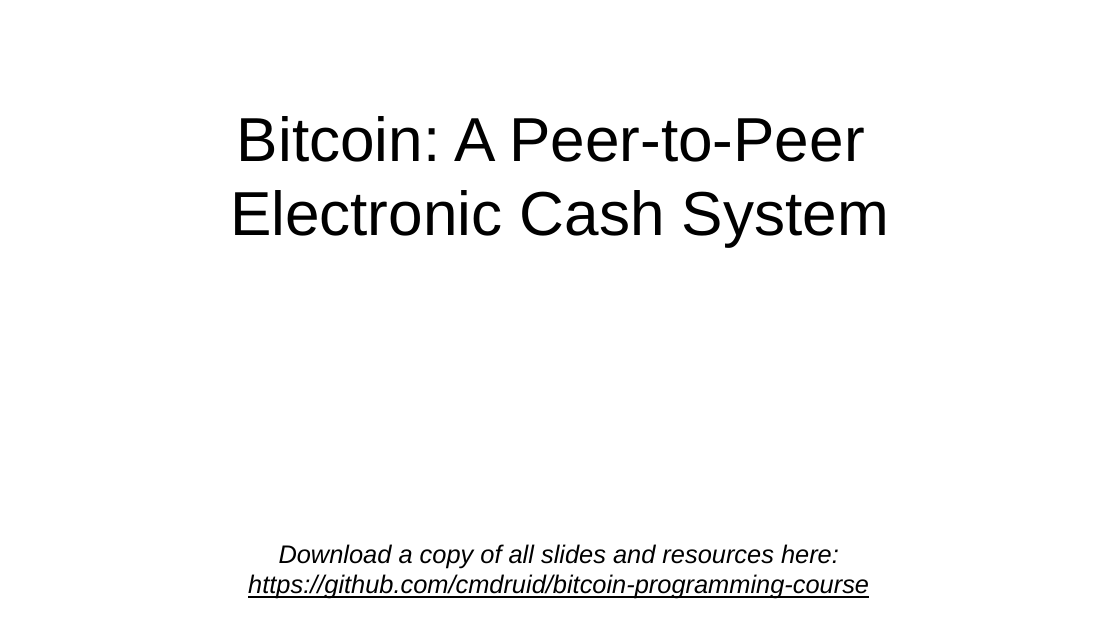
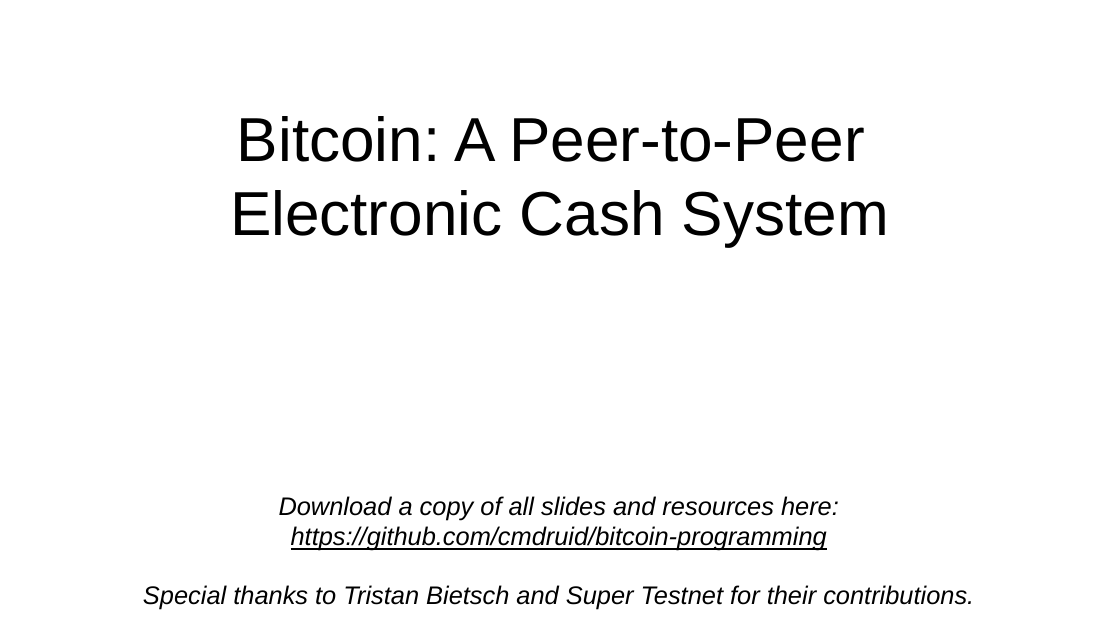
Before and after one commit to cmdruid/bitcoin-programming, a slide deck: slide 1 of slides/bitcoin-whitepaper-review.odp. Drawn at 1120x630 pixels with LibreOffice and Linux fonts; fonts in the diff are those of the drawing. Boxes give left, top, right and bottom in pixels: in the first picture for what was removed or moved away, otherwise in the second. Text is boxed around its words. In the diff, an @@ line names an element or a change of style, - is before the commit and + after.

```diff
--- a/slides/bitcoin-whitepaper-review.odp
+++ b/slides/bitcoin-whitepaper-review.odp
@@ text "Download a copy of all ...": place and size @@
-text "Download a copy of all ..." at (248,544,869,599)
+text "Download a copy of all ..." at (279,496,839,551)
@@ text at (291,526,827,551): text changed @@
-https://github.com/cmdruid/bitcoin-programming-course
+https://github.com/cmdruid/bitcoin-programming
@@ text added at (143,585,974,609), 18 pt, text #000000, italic @@
+Special thanks to Tristan Bietsch and Super Testnet for their contributions.
```
Also in this commit, not shown: 6 other slides changed, 2 slides added, 3 slides removed, 1 other file.
